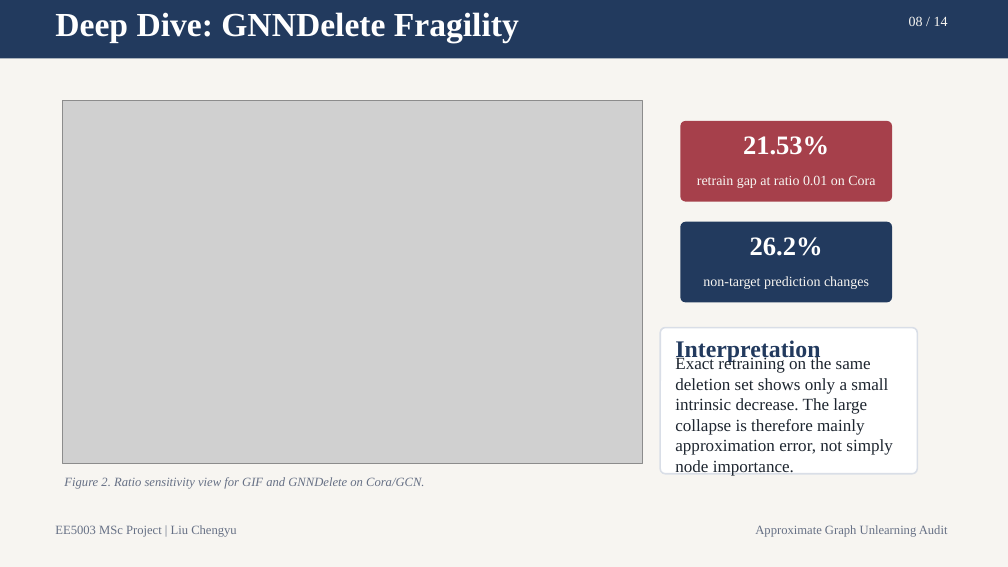
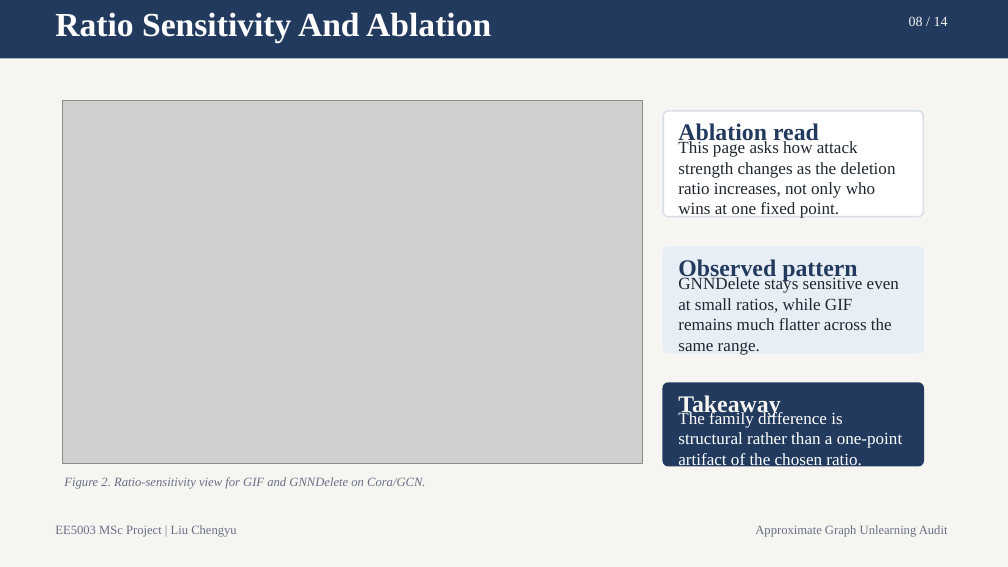
Before and after one commit to lelelelelelelelelelelelele/OpenGU, a slide deck: slide 8 of GULib-master/report/0417_5003report/ppt/out-test/final_15min_defense.pptx. Drawn at 1008x567 pixels with LibreOffice and Linux fonts; fonts in the diff are those of the drawing; grey boxes stand for pictures. Boxes give left, top, right and bottom in pixels: in the first picture for what was removed or moved away, otherwise in the second. Text is boxed around its words. In the diff, an @@ line names an element or a change of style, - is before the commit and + after.

```diff
--- a/GULib-master/report/0417_5003report/ppt/out-test/final_15min_defense.pptx
+++ b/GULib-master/report/0417_5003report/ppt/out-test/final_15min_defense.pptx
@@ text at (55,12,491,43): text changed @@
-Deep Dive: GNNDelete Fragility
+Ratio Sensitivity And Ablation
@@ rounded rectangle: place and size @@
-rounded rectangle at (680,121,892,202)
+rounded rectangle at (663,111,923,217)
@@ rounded rectangle at (663,111,923,217): fill #A6404B to #FFFFFF; outline none to #D9DEE7 1.1 pt; proportions changed @@
@@ text at (678,139,896,218): text changed; size 10 to 12.2 pt; text colour #F7F5F1 to #1E2630 @@
-retrain gap at ratio 0.01 on Cora
+This page asks how attack strength changes as the deletion ratio increases, not only who wins at one fixed point.
@@ text at (678,123,819,145): text changed; size 19 to 17 pt; text colour #FFFFFF to #223A5E @@
-21.53%
+Ablation read
@@ rounded rectangle: place and size @@
-rounded rectangle at (680,222,892,302)
+rounded rectangle at (663,247,923,353)
@@ rounded rectangle at (663,247,923,353): fill #223A5E to #E8EEF5; outline none to #E8EEF5 1.1 pt; proportions changed @@
@@ text at (678,259,857,281): text changed; size 19 to 17 pt; text colour #FFFFFF to #223A5E @@
-26.2%
+Observed pattern
@@ text at (678,275,899,355): text changed; size 10 to 12.2 pt; text colour #F7F5F1 to #1E2630 @@
-non-target prediction changes
+GNNDelete stays sensitive even at small ratios, while GIF remains much flatter across the same range.
@@ rounded rectangle: place and size @@
-rounded rectangle at (660,328,917,474)
+rounded rectangle at (663,383,923,466)
@@ rounded rectangle at (663,383,923,466): fill #FFFFFF to #223A5E; outline #D9DEE7 1.1 pt to #223A5E 1.1 pt; proportions changed @@
@@ text at (678,410,902,469): text changed; text colour #1E2630 to #FFFFFF @@
-Exact retraining on the same deletion set shows only a small intrinsic decrease. The large collapse is therefore mainly approximation error, not simply node importance.
+The family difference is structural rather than a one-point artifact of the chosen ratio.
@@ text at (678,395,780,417): text changed; text colour #223A5E to #F7F5F1 @@
-Interpretation
+Takeaway
@@ text at (64,477,426,489): text changed @@
-Figure 2. Ratio sensitivity view for GIF and GNNDelete on Cora/GCN.
+Figure 2. Ratio-sensitivity view for GIF and GNNDelete on Cora/GCN.
```
Also in this commit, not shown: 3 other slides changed, 2 slides added, 2 slides removed, 8 other files.
